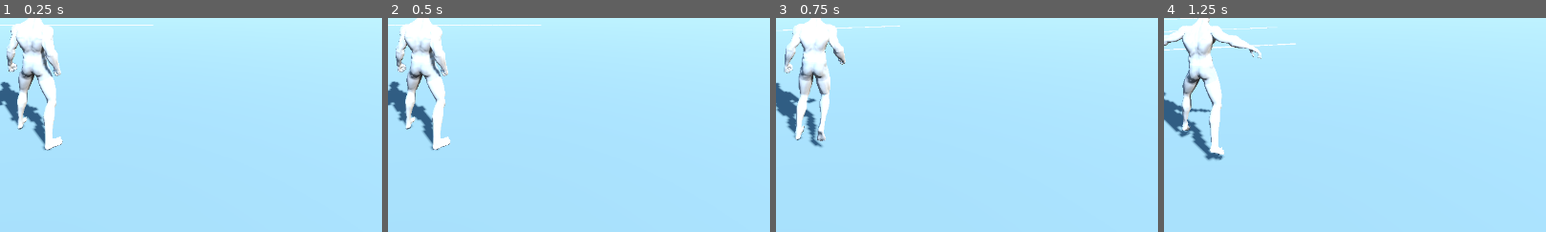
Above: before the commit, frames 1-4 (left to right).
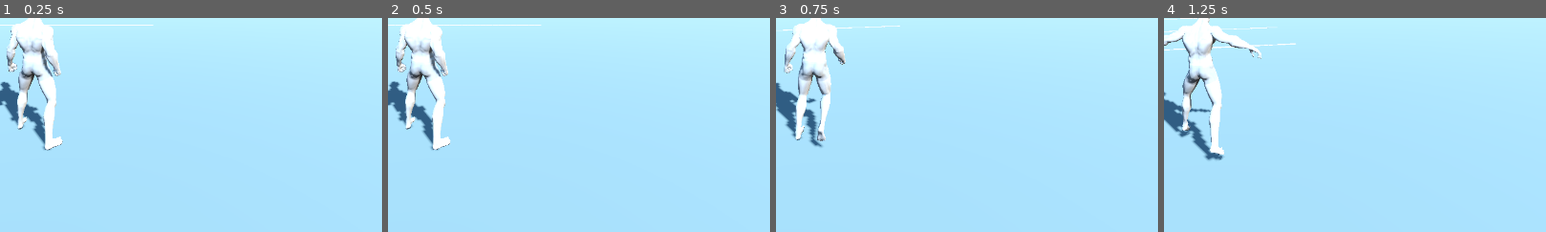
Above: after the commit, the same moments.

Repository: jamesbot2/godot-third-person-demo
Game: Godot game, scene res://scenes/main.tscn
Same seed, same stepped clock (60 frames per second), same inputs: the game is played once before the commit and once after it.
Inputs (mouse positions are % of the whole screen's width and height, from its top left):
- Up to frame 1 (0.25 s): no input
- Up to frame 2 (0.5 s): no input
- Up to frame 3 (0.75 s): move the mouse to (55, 49) at 0.52 s; hold W (move_forward) from 0.53 s (still down); hold Right mouse button (aim) from 0.53 s (still down); click (55, 49) at 0.67 s
- Up to frame 4 (1.25 s): keep holding W (move_forward); keep holding Right mouse button (aim); tap Space (jump) at 0.77, 1.07 s; tap V (roll) at 0.8 s
The pictures show only the part of the screen within x 40-90%, y 50-100%; the shares and areas given below are measured in that part.

Frames 1-2 are identical in both runs. In frame 3, 0.5% of the frame differs, in the area x 2-15%, y 21-58%; in frame 4, nothing differs.

Commit message:
Knee tracking after sharp turns: keep the knee outside the hip-ankle line; turn180 leg-separation test (98 checks); front close-up of the 180 turn

Diff:
--- a/scripts/player/foot_ik_modifier.gd
+++ b/scripts/player/foot_ik_modifier.gd
@@ -334,6 +334,7 @@
 		_solve_leg(sk, th, ca, ft, target)
 		var fq := foot_basis.get_rotation_quaternion().slerp(fbasis[i].get_rotation_quaternion(), w)
 		_set_global_basis(sk, ft, Basis(fq))
+		_knee_out(sk, th, ca, ft, i, w)
 		if w > 0.05:
 			_post_clamp(sk, space, xf, inv, ft, ba, w)
 		pl[i] = planted[i]
@@ -377,6 +378,46 @@
 				_set_global_basis(sk, ft, Basis(q) * _gp(sk, ft).basis.orthonormalized())
 
 
+## Knee tracking: the jog clip (plus the hip warp) lets the knee drift up to
+## ~3 cm inside the hip->ankle line (knock-kneed, worst right after a sharp
+## turn). Swing the leg about the hip->ankle axis so the knee sits at least
+## knee_out_min outside that line; the ankle lies on the axis so it does not
+## move, and the foot keeps its world orientation.
+var knee_out_min := 0.012
+
+
+func _knee_out(sk: Skeleton3D, th: int, ca: int, ft: int, i: int, w: float) -> void:
+	var T := _gp(sk, th).origin
+	var K := _gp(sk, ca).origin
+	var A := _gp(sk, ft).origin
+	var hip := _gp(sk, _bone("thigh_r")).origin - _gp(sk, _bone("thigh_l")).origin
+	hip.y = 0.0
+	if hip.length() < 0.01 or A.distance_to(T) < 0.1:
+		return
+	var u := (A - T).normalized()
+	var outp := hip.normalized() * (1.0 if i == 1 else -1.0)
+	outp = outp - u * outp.dot(u)
+	if outp.length() < 0.1:
+		return
+	outp = outp.normalized()
+	var kp := K - T
+	kp -= u * kp.dot(u)
+	var r := kp.length()
+	if r < 0.02:
+		return   # leg (nearly) straight: no knee plane to swing
+	var want := minf(knee_out_min, r * 0.5)
+	var o := kp.dot(outp)
+	if o >= want:
+		return
+	var ang := (asin(clampf(want / r, -1.0, 1.0)) - asin(clampf(o / r, -1.0, 1.0))) * w
+	var q := Quaternion(u, ang)
+	if (q * kp).dot(outp) < (Quaternion(u, -ang) * kp).dot(outp):
+		q = Quaternion(u, -ang)
+	var fb := _gp(sk, ft).basis.orthonormalized()
+	_rot_global(sk, th, q)
+	_set_global_basis(sk, ft, fb)
+
+
 func _solve_leg(sk: Skeleton3D, th: int, ca: int, ft: int, target: Vector3) -> void:
 	var T := _gp(sk, th).origin
 	var K := _gp(sk, ca).origin
--- a/tests/run_tests.gd
+++ b/tests/run_tests.gd
@@ -133,7 +133,7 @@
 	print("METRIC|%s|%.4f" % [name, v])
 
 
-const EXPECTED_TOTAL := 97
+const EXPECTED_TOTAL := 98
 
 
 func want(name: String) -> bool:
@@ -1373,6 +1373,55 @@
 	metric("anim_roll_dive_span_m", dive_span)
 	check("anim_roll", saw_roll and max_tilt < 0.001 and min_head < 0.9 and min_head > 0.0 and max_float < 0.2 and head_v_max < 25.0 and dive_span < 1.25,
 		"roll=%s model_tilt=%.3f min_head_h=%.2f dive: lowest contact off floor max=%.3f m pelvis max=%.2f m  head speed in body frame max=%.1f m/s  pitched head-feet span max=%.2f m" % [saw_roll, max_tilt, min_head, max_float, max_pelvis, head_v_max, dive_span])
+	# round 4: 180 deg sharp turn at jog speed -- legs must not cross
+	# (feet / knees measured along the hip axis thigh_l->thigh_r; <0 = crossed)
+	await place(Vector3(0, 0.02, 14))
+	press("move_forward")
+	await tick(secs(1.2))
+	release("move_forward"); press("move_back")
+	var tmin_foot := INF
+	var tmin_knee := INF
+	var tmax_fyaw := 0.0
+	var tmax_valgus := -INF
+	for n in secs(1.0):
+		await tick()
+		var hl := _bone_world("thigh_l"); var hr := _bone_world("thigh_r")
+		var ax := (hr - hl); ax.y = 0.0
+		if ax.length() < 0.01:
+			continue
+		ax = ax.normalized()
+		var fsep := (_bone_world("foot_r") - _bone_world("foot_l")).dot(ax)
+		var ksep := (_bone_world("calf_r") - _bone_world("calf_l")).dot(ax)
+		var bfw := Vector3.UP.cross(ax)
+		var fyaw := 0.0
+		for sd in ["l", "r"]:
+			var fv := _bone_world("ball_" + sd) - _bone_world("foot_" + sd); fv.y = 0.0
+			if fv.length() > 0.1:   # flat-ish foot only (a pointed swing foot has no yaw)
+				fyaw = maxf(fyaw, rad_to_deg(bfw.angle_to(fv.normalized())))
+		tmax_fyaw = maxf(tmax_fyaw, fyaw)
+		# knee valgus: knee inside the hip->ankle line (m, >0 = knock-kneed)
+		var kin := -INF
+		for sd in [["l", -1.0], ["r", 1.0]]:
+			var T := _bone_world("thigh_" + sd[0]); var K := _bone_world("calf_" + sd[0]); var A := _bone_world("foot_" + sd[0])
+			var u := (A - T).normalized()
+			var outp: Vector3 = ax * float(sd[1]); outp = (outp - u * outp.dot(u)).normalized()
+			var kp := K - T; kp -= u * kp.dot(u)
+			kin = maxf(kin, -kp.dot(outp))
+		tmax_valgus = maxf(tmax_valgus, kin)
+		tmin_foot = minf(tmin_foot, fsep)
+		tmin_knee = minf(tmin_knee, ksep)
+		if OS.has_environment("TRACE_TURN"):
+			var dd: Dictionary = _anim.get_anim_debug()
+			print("TURN %d kin=%.3f fyaw=%.0f fsep=%.3f ksep=%.3f warp=%.0f yaw=%.0f v=%.2f back=%s" % [n, kin, fyaw, fsep, ksep, dd["warp_deg"], rad_to_deg(pc.facing_yaw), Vector2(pc.velocity.x, pc.velocity.z).length(), _anim._backward])
+	release_all()
+	await tick(secs(0.5))
+	metric("anim_turn180_min_foot_sep_m", tmin_foot)
+	metric("anim_turn180_min_knee_sep_m", tmin_knee)
+	metric("anim_turn180_max_foot_yaw_deg", tmax_fyaw)
+	metric("anim_turn180_max_knee_valgus_m", tmax_valgus)
+	check("anim_turn180_legs", tmin_foot > 0.1 and tmin_knee > 0.1 and tmax_valgus < 0.005,
+		"min foot sep=%.3f knee sep=%.3f valgus=%.3f" % [tmin_foot, tmin_knee, tmax_valgus])
+	print("INFO|turn180 legs: min foot sep=%.3f min knee sep=%.3f max foot yaw=%.0f max knee valgus=%.3f" % [tmin_foot, tmin_knee, tmax_fyaw, tmax_valgus])
 	# vault + mantle map to their own states
 	await place(Vector3(L.VAULT_X, 0.02, L.VAULT_Z + 3.0))
 	press("move_forward")
--- a/tools/showcase.gd
+++ b/tools/showcase.gd
@@ -261,6 +261,11 @@
 		move_world = Vector3(-1, 0, 0)
 		await frames(0.15); await shot("turn180_mid")
 		await closeup("sharp_turn180", Vector3(1.8, 1.0, 1.8), 0.5, 36.0)
+		# same instant from the front of the hips (the rear-quarter view above
+		# overlaps the fore/aft feet and reads as crossed legs)
+		var hip: Vector3 = anim.get_final_bone_world("thigh_r") - anim.get_final_bone_world("thigh_l")
+		hip.y = 0.0
+		await closeup("sharp_turn180_front", Vector3.UP.cross(hip.normalized()) * 2.4 + Vector3(0, 0.2, 0), 0.5, 36.0)
 		await frames(0.9)
 		release_all(); await frames(0.5)
 		# strafe: hold aim, facing follows the camera (camera looks -Z)
